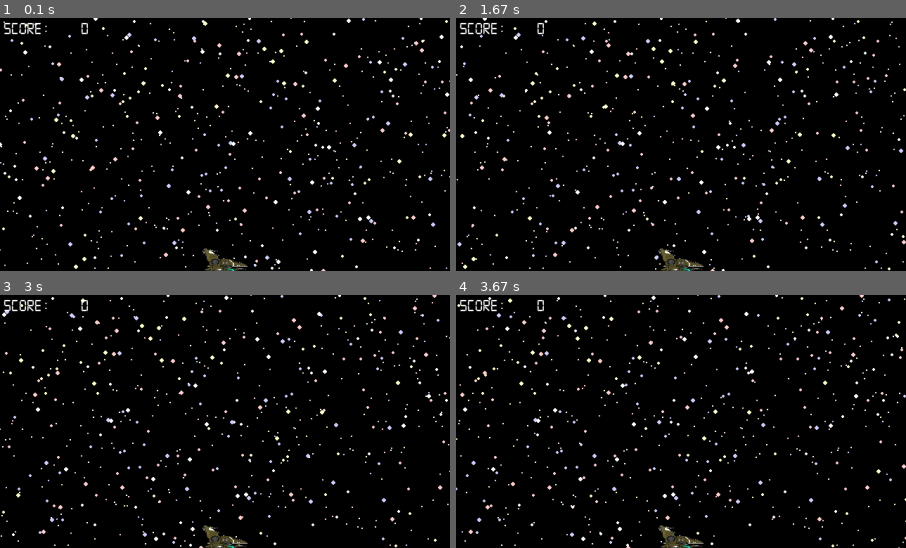
Above: before the commit, frames 1-4 (two rows, left to right).
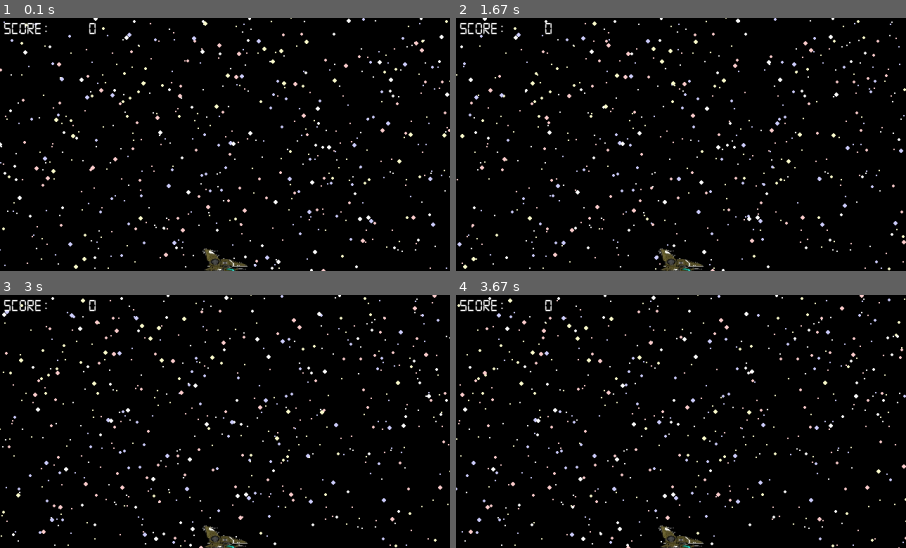
Above: after the commit, the same moments.

Repository: cacilhas/pygame-shooter-tutorial
Game: pygame game, started from main.py
The game is run twice, just before and just after one commit, with the same random seed, the same clock (stepped at 60 frames per second) and the same inputs.
Inputs:
- Up to frame 1 (0.1 s): no input
- Up to frame 2 (1.67 s): no input
- Up to frame 3 (3 s): no input
- Up to frame 4 (3.67 s): no input
The pictures show only the part of the screen within x 0-50%, y 0-50%; the shares and areas given below are measured in that part.

The runs differ from the first frame. In frame 1, 0.1% of the frame differs, in the area x 18-22%, y 1-7%; in frame 2, 0.1%; in frame 3, 0.1%; in frame 4, 0.1%.

Commit message:
support larger score

Diff:
--- a/score.py
+++ b/score.py
@@ -18,7 +18,7 @@
         self.z = 20
 
     async def update(self, delta: float) -> Action | None:
-        self.text = f'Score: {self.app.score:4d}'
+        self.text = f'Score: {self.app.score:5d}'
 
     async def draw(self, surface: Surface) -> None:
         text = self.font.render(self.text, True, 'white')
